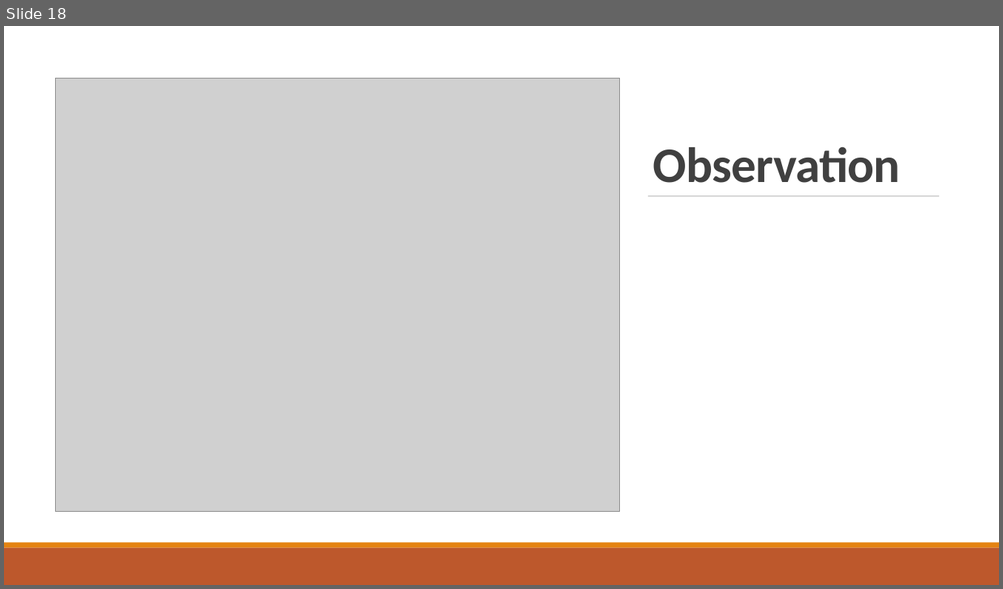
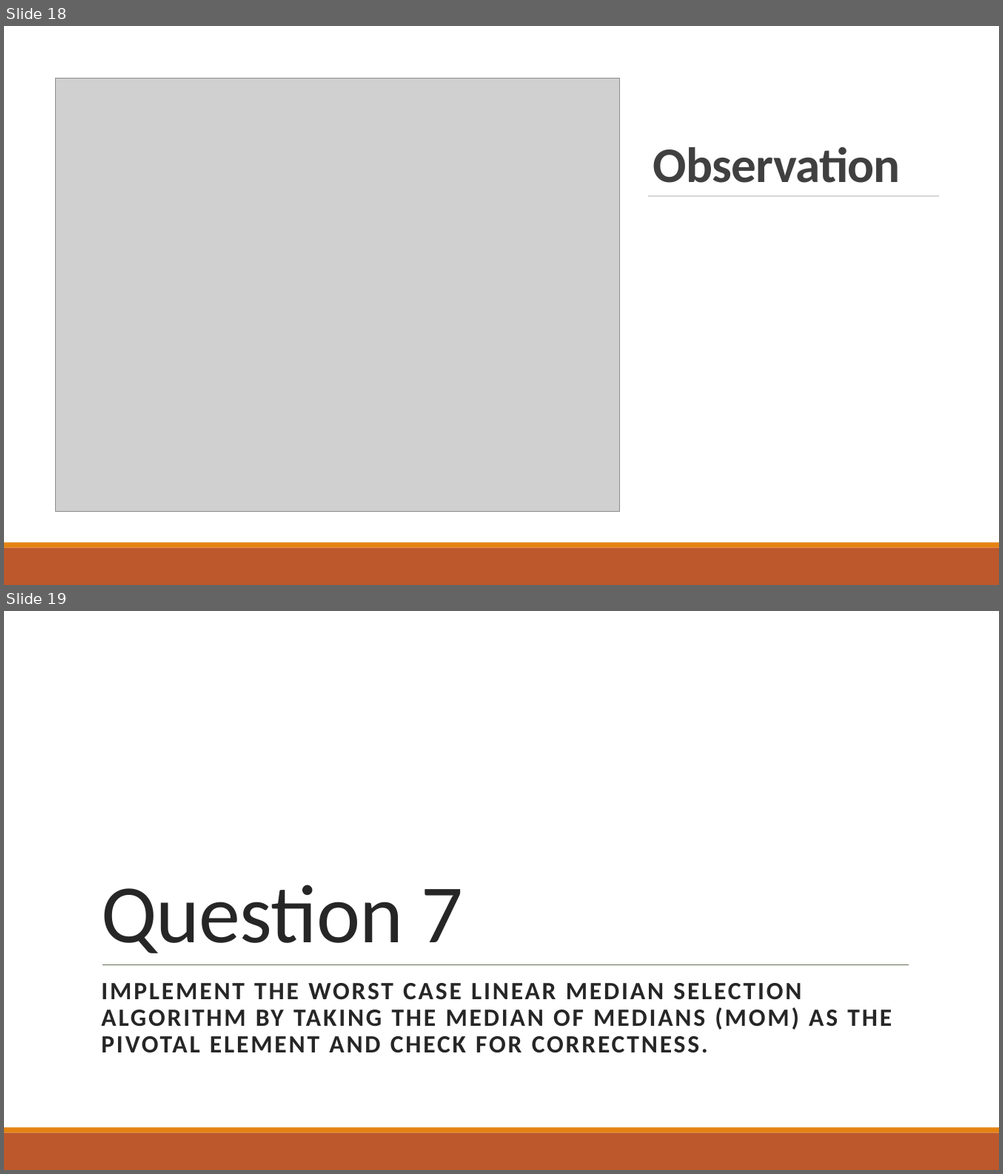
Before and after one commit to ayndp657/ALGORITHMLAB, a slide deck: Assignment 1/Assignment Presentation.pptx. Shown one above the other, each under a label of ours: slide 18 before the commit, slides 18 and 19 after it. The pictures are 1003x589 and 1003x1174 pixels, drawn with LibreOffice and Linux fonts; fonts in the diff are those of the drawing; grey boxes stand for pictures; background and template pictures are left out. Boxes give left, top, right and bottom in pixels: in the first picture for what was removed or moved away, otherwise in the second. Text is boxed around its words. In the diff, an @@ line names an element or a change of style, - is before the commit and + after.

```diff
--- a/Assignment 1/Assignment Presentation.pptx
+++ b/Assignment 1/Assignment Presentation.pptx
@@ slide 19 added at (4,611,999,1170), background picture (left out) @@
@@ title added at (101,885,463,954), 80 pt, text #262626 @@
+Question 7
@@ line added from (102, 965) to (908, 965), #808080 0.5 pt @@
@@ line added from (102, 965) to (908, 965), #637052 0.5 pt @@
@@ subtitle added at (101,983,891,1054), 24 pt, text #262626, bold @@
+IMPLEMENT THE WORST CASE LINEAR MEDIAN SELECTION ALGORITHM BY TAKING THE MEDIAN OF MEDIANS (MOM) AS THE PIVOTAL ELEMENT AND CHECK FOR CORRECTNESS.
@@ rectangle added at (4,1128,999,1133), fill #E48312 @@
@@ rectangle added at (4,1133,999,1170), fill #BD582C @@
```
Also in this commit, not shown: 2 slides changed, 10 other slides added.
